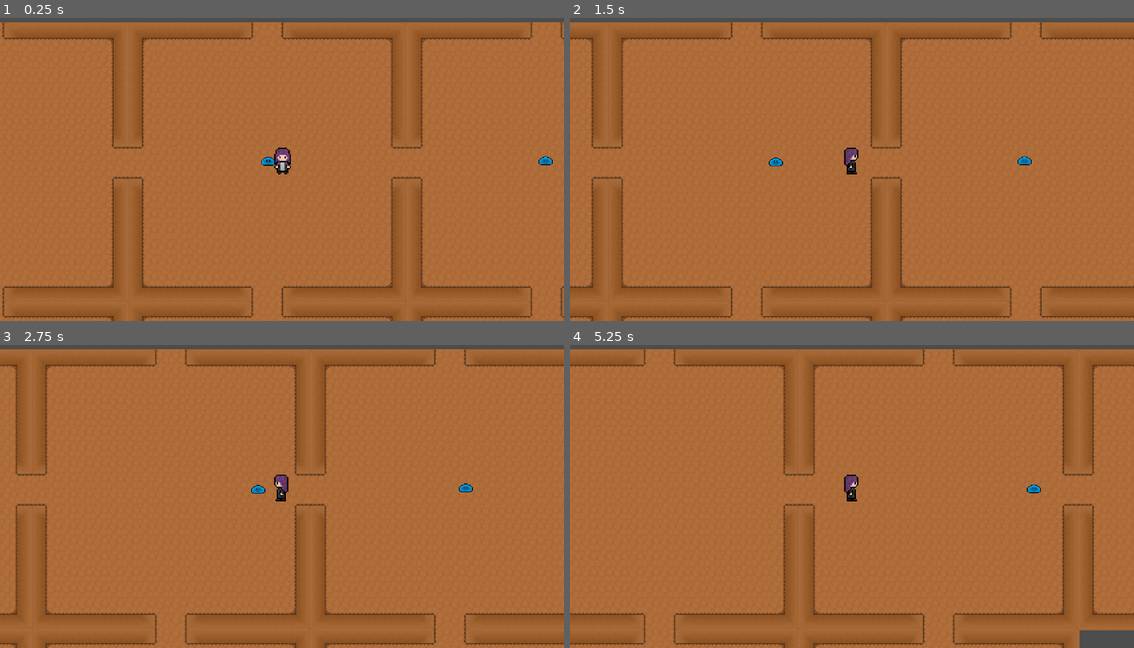
Above: before the commit, frames 1-4 (two rows, left to right).
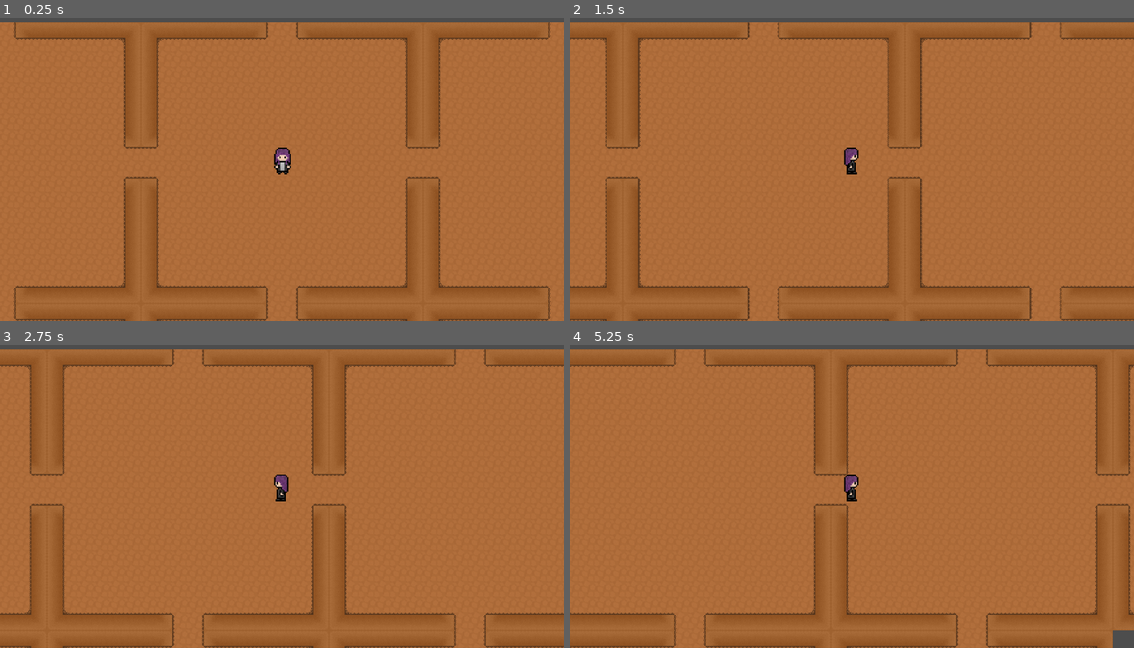
Above: after the commit, the same moments.

Repository: IsackZ/Adventure-Hackathon-
Game: Godot game, scene res://dungeon_floor.tscn
Two runs of this game, one before a commit and one after it. Both use one fixed random seed, a clock stepped at 60 frames per second and the inputs below. This scene is started directly instead of the project's main scene.
Inputs:
- Up to frame 1 (0.25 s): no input
- Up to frame 2 (1.5 s): tap Enter (ui_accept) at 0.5, 0.77 s; hold Right (ui_right) from 0.53 s (still down)
- Up to frame 3 (2.75 s): tap Enter (ui_accept) at 1.52 s; release Right (ui_right) at 2.03 s; hold Left (ui_left) from 2.03 s (still down)
- Up to frame 4 (5.25 s): release Left (ui_left) at 2.78 s; hold Right (ui_right) 2.78-4.28 s; tap Enter (ui_accept) at 3.02, 3.77, 4.52 s; hold Left (ui_left) 4.28-5.03 s; hold Right (ui_right) from 5.03 s (still down)

The runs differ from the first frame. In frame 1, 6.0% of the frame differs, in the area x 0-100%, y 1-100%; in frame 2, 6.0%; in frame 3, 6.1%; in frame 4, 8.6%.

Commit message:
Add files via upload

Diff:
--- a/Hackathon-upload-3/Dungeon_Floor.gd
+++ b/Hackathon-upload-3/Dungeon_Floor.gd
@@ -2,9 +2,11 @@
 
 var dungeon = {}
 var node_sprite = preload("res://TSCN/Scenes/Room4A.tscn")
+var slime_scene = preload("res://TSCN/Scenes/slime.tscn")
 var character_scene = preload("res://objects/top_down/main_character_top_down.tscn")
+var slime_spawn_chances = [20,10,4,2,1,0]
 
-const ROOM_SIZE = Vector2(570, 570)
+const ROOM_SIZE = Vector2(576, 576)
 
 func _ready():
 	dungeon = DungeonGeneration.generate(randf_range(-1000, 1000))
@@ -14,5 +16,21 @@
 func load_map():
 	for pos in dungeon.keys():
 		var node_instance = node_sprite.instantiate()
+		var i = 0
+		var slime_chance = randf_range(0,100)
+		while(slime_chance < slime_spawn_chances[i]):
+			var slime_instance = slime_scene.instantiate()
+			if i == 0:
+				slime_instance.position = pos * ROOM_SIZE
+			elif i == 1:
+				slime_instance.position = pos * ROOM_SIZE + ROOM_SIZE/4
+			elif i == 2:
+				slime_instance.position = pos * ROOM_SIZE - ROOM_SIZE/4
+			elif i == 3:
+				slime_instance.position = pos * ROOM_SIZE + ROOM_SIZE.x/4 - ROOM_SIZE.y/4
+			elif i == 4:
+				slime_instance.position = pos * ROOM_SIZE - ROOM_SIZE.x/4 + ROOM_SIZE.y/4
+			add_child(slime_instance)
+			i += 1
 		node_instance.position = pos * ROOM_SIZE
 		add_child(node_instance)
--- a/Hackathon-upload-3/TSCN/Scenes/Room4A.tscn
+++ b/Hackathon-upload-3/TSCN/Scenes/Room4A.tscn
@@ -13,7 +13,6 @@
 [ext_resource type="Texture2D" uid="uid://7bmgyalxwj2m" path="res://assets/TileMap/Shadow SW New.png" id="10_drpsh"]
 [ext_resource type="Texture2D" uid="uid://dlim1kt606fb1" path="res://assets/TileMap/Shadow W New.png" id="11_52hvs"]
 [ext_resource type="Texture2D" uid="uid://dfxl1meqje0vf" path="res://assets/TileMap/TileMap v1.png" id="12_fo6fw"]
-[ext_resource type="PackedScene" uid="uid://gak11wt032g" path="res://TSCN/Scenes/slime.tscn" id="14_xrogi"]
 
 [sub_resource type="TileSetAtlasSource" id="TileSetAtlasSource_w37kj"]
 texture = ExtResource("1_qqfm3")
@@ -368,6 +367,3 @@
 layer_3/tile_data = PackedInt32Array()
 layer_4/name = "BuildingExtras"
 layer_4/tile_data = PackedInt32Array()
-
-[node name="slime" parent="." instance=ExtResource("14_xrogi")]
-position = Vector2(-2, -4)
--- a/Hackathon-upload-3/TSCN/Scenes/main_scene_top_down.tscn
+++ b/Hackathon-upload-3/TSCN/Scenes/main_scene_top_down.tscn
@@ -30,4 +30,3 @@
 
 [node name="slime" parent="." instance=ExtResource("5_et0sw")]
 position = Vector2(380, 100)
-collision_layer = 1
--- a/Hackathon-upload-3/TSCN/Scenes/slime.tscn
+++ b/Hackathon-upload-3/TSCN/Scenes/slime.tscn
@@ -37,7 +37,9 @@
 radius = 12.0
 
 [node name="slime" type="CharacterBody2D"]
-collision_mask = 2
+z_index = 1
+collision_layer = 5
+collision_mask = 6
 script = ExtResource("1_s3vqf")
 
 [node name="AnimatedSprite2D" type="AnimatedSprite2D" parent="."]
--- a/Hackathon-upload-3/project.godot
+++ b/Hackathon-upload-3/project.godot
@@ -1,16 +1,8 @@
-; Engine configuration file.
-; It's best edited using the editor UI and not directly,
-; since the parameters that go here are not all obvious.
-;
-; Format:
-;   [section] ; section goes between []
-;   param=value ; assign values to parameters
-
 config_version=5
 
 [application]
 
-config/name="Hackathon Starter Files"
+config/name="Slime Move Fixed"
 run/main_scene="res://TSCN/Scenes/main_scene_top_down.tscn"
 config/features=PackedStringArray("4.2", "Forward Plus")
 
Not shown: 1 places in Hackathon-upload-3/TSCN/Scenes/Room4A.tscn that only renumber resources
